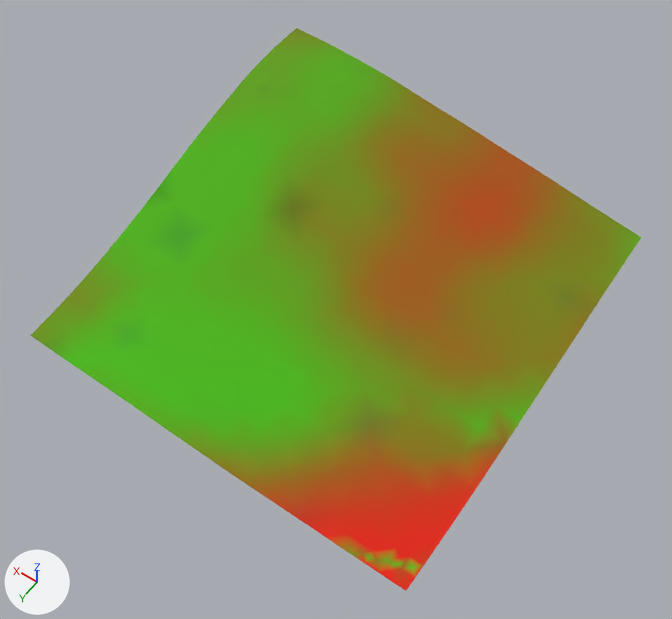
One commit to the glTF model games/yorimichi/assets/belmonte/meshes/SM_BM_BT_Terrain_0_6.glb: the scene before it, then after it.
Camera for both pictures: a 50 mm lens placed at (-1095.0, 1348.0, 460.0), pointed at (-905.0, 1082.0, 41.0). The axes (+X, +Y, +Z) are drawn at lower left. The lights are the same throughout. The picture after the commit comes second.

The scene before the commit, as lines of its bpy script (objects in view):
```python
me_sm_bt_terrain_0_6 = bpy.data.meshes.new('SM_BT_Terrain_0_6')
me_sm_bt_terrain_0_6.from_pydata(...)  # 392 vertices, 705 faces; spans x -1024.0..-768.0, y 936.0..1192.0, z 25.0..89.0
me_sm_bt_terrain_0_6.materials.append(mat_bm_000_m_terrain_006)
ob_sm_bm_bt_terrain_0_6 = bpy.data.objects.new('SM_BM_BT_Terrain_0_6', me_sm_bt_terrain_0_6)
ob_sm_bm_bt_terrain_0_6.location = (0.0, 0.0, 0.0)
```
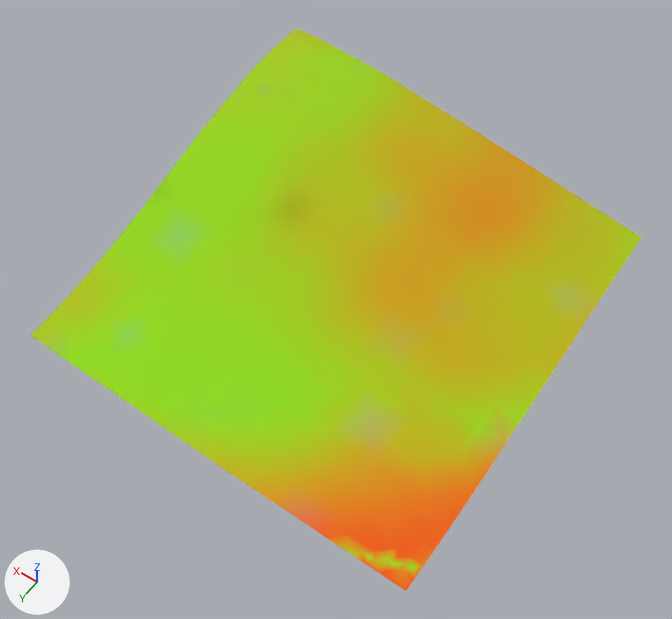
Boxes (x1, y1, x2, y2) around the edits, measured in the pictures (672 x 619 px):
part 1 of me_sm_bt_terrain_0_6, recoloured (lighter)
    both: (30, 43, 535, 454)
part 2 of me_sm_bt_terrain_0_6, recoloured (lighter)
    both: (226, 89, 606, 570)
part 3 of me_sm_bt_terrain_0_6, recoloured (lighter)
    both: (250, 122, 559, 591)
part 4 of me_sm_bt_terrain_0_6, recoloured
    both: (31, 28, 642, 568)

The change in detail:
me_sm_bt_terrain_0_6 has 392 vertices, 705 faces and spans x -1024.0..-768.0, y 936.0..1192.0, z 25.0..89.0.
me_sm_bt_terrain_0_6 is used by ob_sm_bm_bt_terrain_0_6; location (0.0, 0.0, 0.0).
me_sm_bt_terrain_0_6 part 1: 330 faces centred in x -1019.0..-771.0, y 938.0..1186.0, z 26.0..88.0 are repainted in the vertex colours; the middle colour goes from green #55a900 to green #9cd500.
me_sm_bt_terrain_0_6 part 2: 119 faces centred in x -1019.0..-859.0, y 938.0..1186.0, z 26.0..79.0 are repainted in the vertex colours; the middle colour goes from yellow #837a00 to yellow #beb800.
me_sm_bt_terrain_0_6 part 3: 137 faces centred in x -1023.0..-886.0, y 941.0..1190.0, z 25.0..73.0 are repainted in the vertex colours; the middle colour goes from brown #a95600 to yellow #d59d00.
me_sm_bt_terrain_0_6 part 4: 119 faces centred in x -1019.0..-771.0, y 938.0..1186.0, z 26.0..89.0 are repainted in the vertex colours; the middle colour goes from green #6f9000 to yellow #b0c600.
